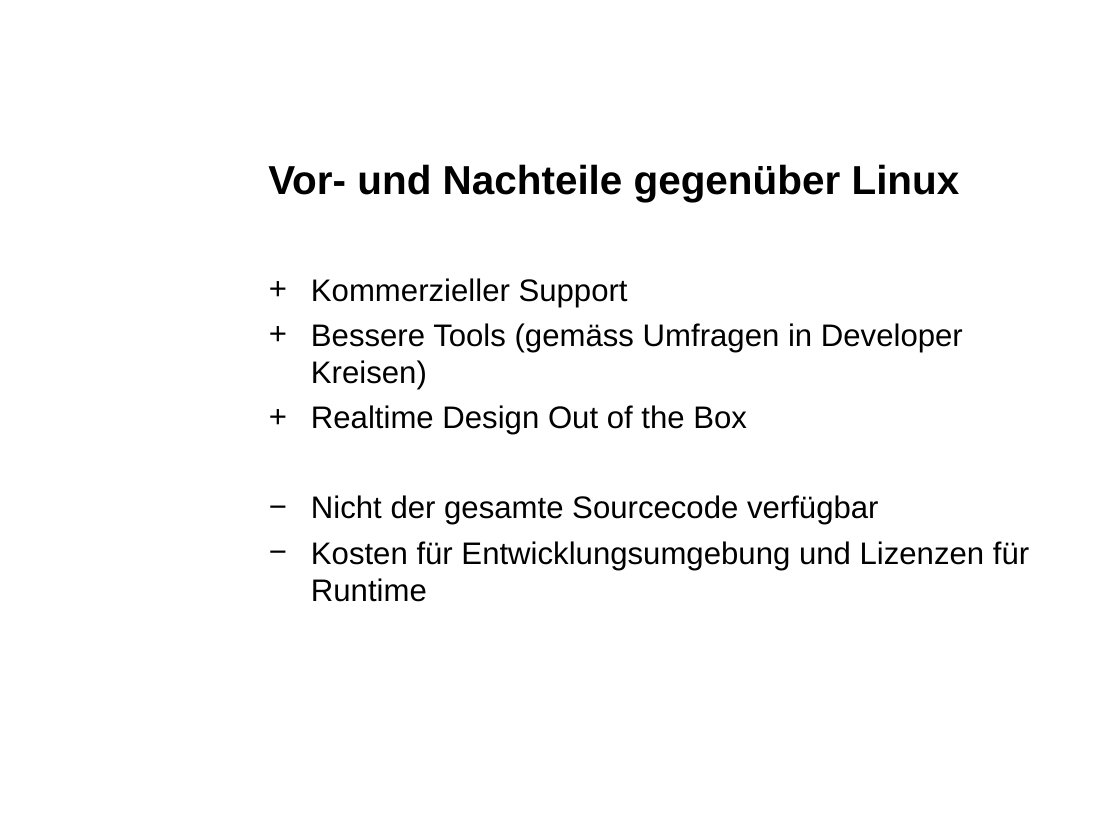
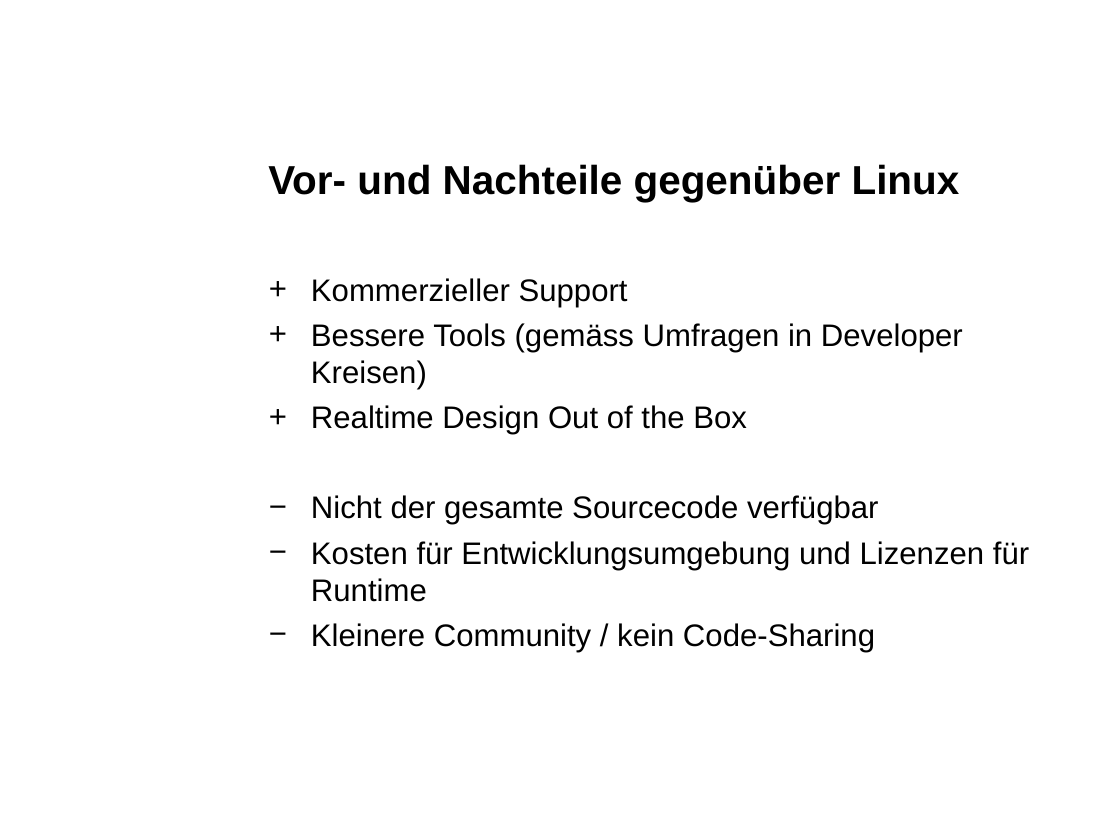
Before and after one commit to eojthejudge/softwaredesigndocs, a slide deck: slide 18 of Portieren/Marktuebersicht_Windows_Embedded.ppt. Drawn at 1120x840 pixels with LibreOffice and Linux fonts; fonts in the diff are those of the drawing; background and template pictures are left out. Boxes give left, top, right and bottom in pixels: in the first picture for what was removed or moved away, otherwise in the second. Text is boxed around its words. In the diff, an @@ line names an element or a change of style, - is before the commit and + after.

```diff
--- a/Portieren/Marktuebersicht_Windows_Embedded.ppt
+++ b/Portieren/Marktuebersicht_Windows_Embedded.ppt
@@ text at <box>311,623,875,652</box>: paragraph added @@
+− Kleinere Community / kein Code-Sharing
```
Also in this commit, not shown: 1 other slide changed.
